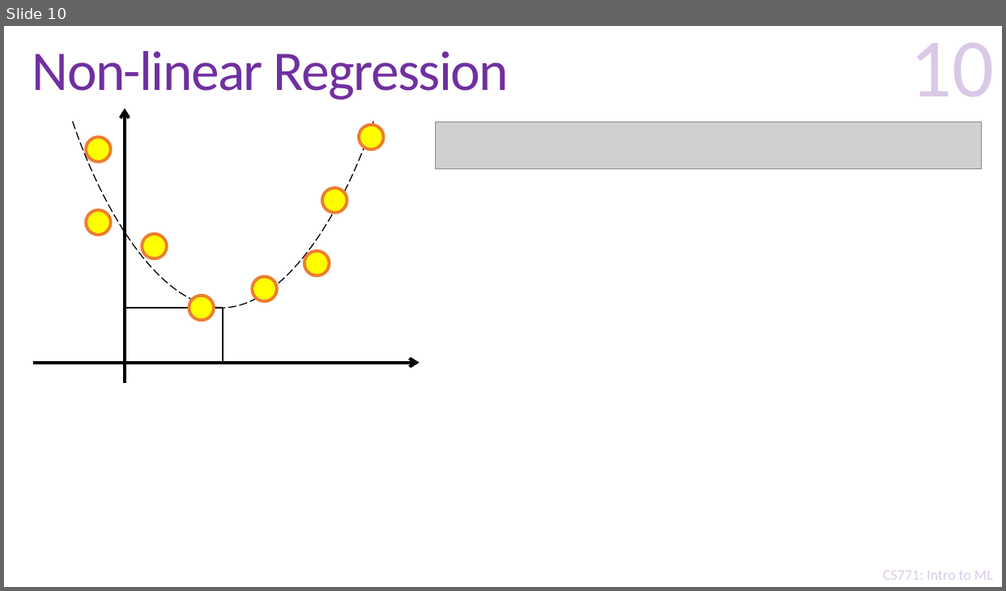
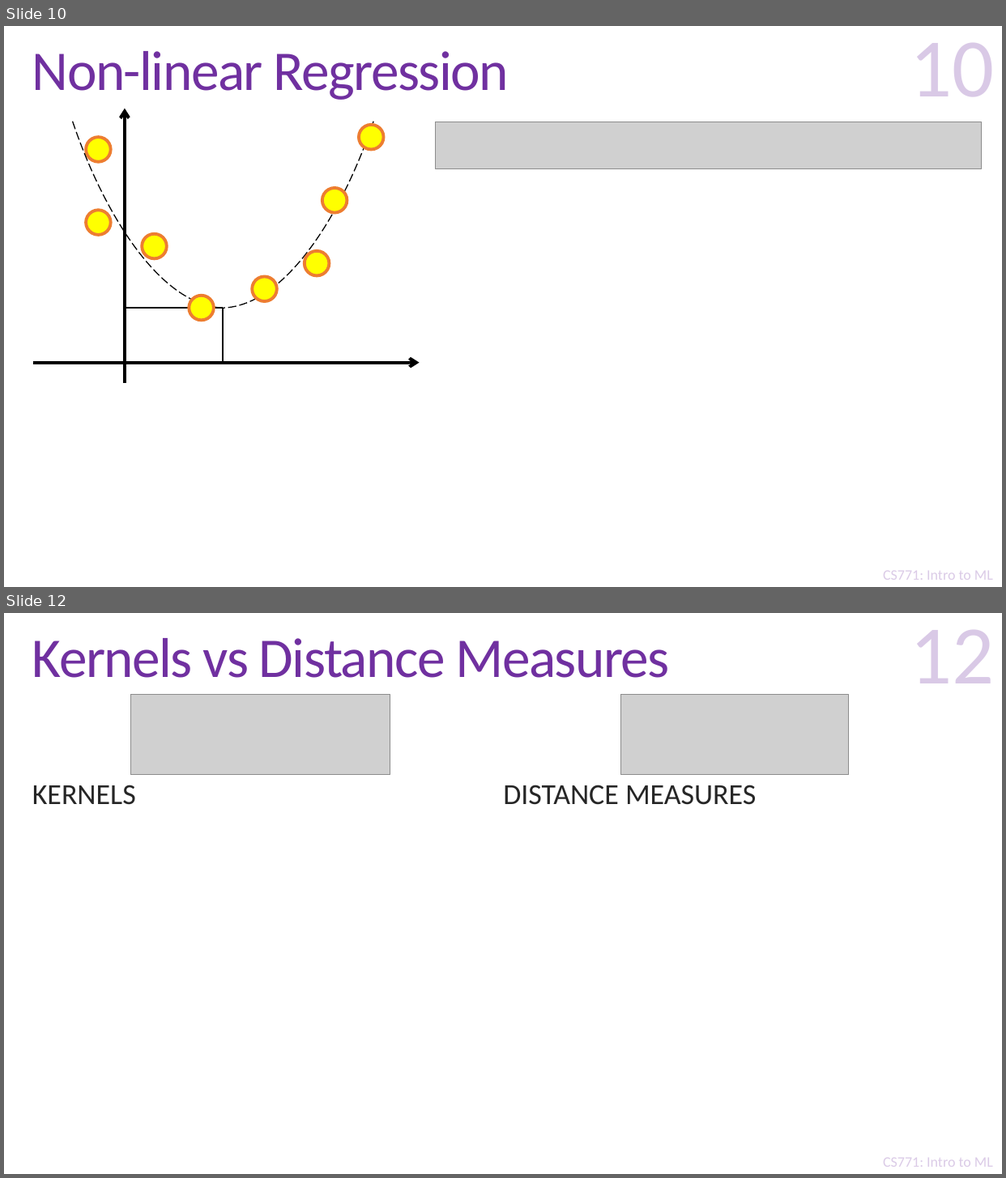
Before and after one commit to purushottamkar/ml19-20w, a slide deck: lecture_slides/19_Learning with Kernels.pptx. Shown one above the other, each under a label of ours: slide 10 before the commit, slides 10 and 12 after it; the slides between them are not shown. The pictures are 1006x591 and 1006x1178 pixels, drawn with LibreOffice and Linux fonts; fonts in the diff are those of the drawing; grey boxes stand for pictures; background and template pictures are left out. Boxes give left, top, right and bottom in pixels: in the first picture for what was removed or moved away, otherwise in the second. Text is boxed around its words. In the diff, an @@ line names an element or a change of style, - is before the commit and + after.

```diff
--- a/lecture_slides/19_Learning with Kernels.pptx
+++ b/lecture_slides/19_Learning with Kernels.pptx
@@ slide 12 added at (x1=4, y1=613, x2=1002, y2=1174), background #FFFFFF; not listed: 2 template elements that a slide beside it also shows @@
@@ page number added at (x1=910, y1=630, x2=995, y2=683), 80 pt, text #7030A0 at 25% opacity @@
+12
@@ title added at (x1=32, y1=638, x2=670, y2=678), 54 pt, text #7030A0 @@
+Kernels vs Distance Measures
@@ picture added at (x1=130, y1=695, x2=390, y2=775) @@
@@ picture added at (x1=621, y1=695, x2=849, y2=775) @@
@@ text added at (x1=32, y1=785, x2=136, y2=805), 28 pt, text #262626 @@
+KERNELS
@@ text added at (x1=503, y1=785, x2=756, y2=805), 28 pt, text #262626 @@
+DISTANCE MEASURES
```
Also in this commit, not shown: 17 other slides added.
